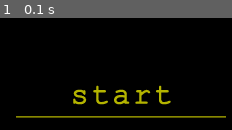
Above: before the commit, frame 1.
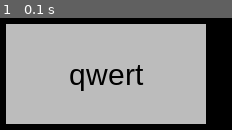
Above: after the commit, the same moment.

Repository: PavelAltynnikov/pygame-ui
Game: pygame game, started from view/button.py
Same seed, same stepped clock (60 frames per second), same inputs: the game is played once before the commit and once after it.
Inputs:
- Up to frame 1 (0.1 s): no input

The runs differ from the first frame. In frame 1, 76% of the frame differs, in the area x 2-98%, y 5-95%.

Commit message:
(feature) changed button constructor and any properties

Diff:
--- a/view/button.py
+++ b/view/button.py
@@ -1,26 +1,50 @@
-import os
 import pygame
 from typing import Callable
 
 
 class Button:
-    def __init__(self, size, image, sound, animation, text):
-        self.image = image
-        self.rect = self._create_rect(size)
-        self._befault_image = image
-        self._text = text
+    def __init__(self):
+        self._size = (100, 50)
+        self._location = (0, 0)
+        self._center = self._calculate_center_point()
+        self._text = ''
+        self._font = pygame.font.SysFont('arial', 30)
+        self._color = (188, 188, 188)
         self._focused = False
-        self._animation = animation
-        self._sound = sound
+        self.animation = None
+        self.sound = None
+        self.image = None
+        self.rect = pygame.rect.Rect(self._calculate_rect())
         self.click_handler: Callable[[str], None]
 
-    def _create_rect(self, size):
-        if self.image:
-            rect = self.image.get_rect()
-            rect.x = size[0]
-            rect.y = size[1]
-            return rect
-        return None
+    @property
+    def size(self):
+        return self._size
+
+    @size.setter
+    def size(self, value):
+        if isinstance(value, (tuple, list)):
+            self._size = value
+
+    @property
+    def location(self):
+        return self._location
+
+    @location.setter
+    def location(self, value):
+        if isinstance(value, (tuple, list)):
+            self._location = value
+
+    @property
+    def text(self):
+        return self._text
+
+    @text.setter
+    def text(self, value):
+        if isinstance(value, str):
+            self._text = value
+        else:
+            self._text = str(value)
 
     @property
     def focuse(self):
@@ -30,22 +54,44 @@
     def focuse(self, is_focused):
         if is_focused:
             self._focused = True
-            self._sound['select'].play()
+            if self.sound:
+                self.sound['select'].play()
         else:
             self._focused = False
-            self.image = self.image
 
-    def click(self):
-        self._sound['click'].play()
+    def _calculate_rect(self):
+        return (
+            self._location[0], self._location[1],
+            self._location[0] + self._size[0], self._location[1] + self._size[1]
+        )
+
+    def _calculate_center_point(self):
+        return self._location[0] + self._size[0] / 2, self._location[1] + self._size[1] / 2
+
+    def on_click(self):
+        if self.sound:
+            self.sound['click'].play()
         if self.click_handler:
             self.click_handler(self._text)
+
+    def update(self):
+        self._center = self._calculate_center_point()
+        self.rect.center = self._center
+        self.rect.width = self._size[0]
+        self.rect.height = self._size[1]
 
     def draw(self, screen):
         if self.image:
             screen.blit(self.image, self.rect)
+        else:
+            pygame.draw.rect(screen, self._color, self.rect)
+            if self._text:
+                render = self._font.render(self._text, True, (0, 0, 0))
+                screen.blit(render, render.get_rect(center=(self._center)))
 
 
 if __name__ == '__main__':
+    import os
     import sys
     sys.path.append(r'D:\Development\Programming\Python\my_dev\space_sandbox')
     from model.animations import Animation
@@ -74,9 +120,9 @@
             return True
         return False
 
-    def is_mouse_on_button(event, button):
-        if button.rect.x <= event.pos[0] <= button.rect.x + button.rect.w and \
-                button.rect.y <= event.pos[1] <= button.rect.h + button.rect.y:
+    def is_mouse_on_control(event, control):
+        if control.rect.x <= event.pos[0] <= control.rect.x + control.rect.w and \
+                control.rect.y <= event.pos[1] <= control.rect.h + control.rect.y:
             return True
         return False
 
@@ -87,7 +133,7 @@
                 show = False
             if is_mouse_event(event):
                 for control in controls:
-                    if is_mouse_on_button(event, control):
+                    if is_mouse_on_control(event, control):
                         if not control.focuse:
                             control.focuse = True
                     else:
@@ -95,7 +141,7 @@
                 if is_click_event(event):
                     for control in controls:
                         if control.focuse:
-                            control.click()
+                            control.on_click()
 
     FPS = 60
     show = True
@@ -104,20 +150,20 @@
     pygame.display.set_caption('space sandbox')
     clock = pygame.time.Clock()
 
-    button = Button(
-        size=(200, 150),
-        image=create_image_object(
-            r'resources\main_menu\buttons\pictures\start\button_start_0.png'
-        ),
-        sound=Sound(
-            click=r'resources\main_menu\buttons\sounds\click.wav',
-            select=r'resources\main_menu\buttons\sounds\select.wav'
-        ),
-        animation=Animation(
-            r'resources\main_menu\buttons\pictures\start\button_start.png',
-            r'resources\main_menu\buttons\pictures\start'
-        ),
-        text='test'
+    button = Button()
+    button.text = 'qwert'
+    button.size = (200, 100)
+    button.location = (200, 100)
+    # button.image = create_image_object(
+    #     r'resources\main_menu\buttons\pictures\start\button_start_0.png'
+    # )
+    button.sound = Sound(
+        click=r'resources\main_menu\buttons\sounds\click.wav',
+        select=r'resources\main_menu\buttons\sounds\select.wav'
+    )
+    button.animation = Animation(
+        r'resources\main_menu\buttons\pictures\start\button_start.png',
+        r'resources\main_menu\buttons\pictures\start'
     )
     button.click_handler = some_handler
 
@@ -132,6 +178,7 @@
             events = pygame.event.get()
             event_handler(events)
 
+            button.update()
             button.draw(screen)
             pygame.display.update()
 
